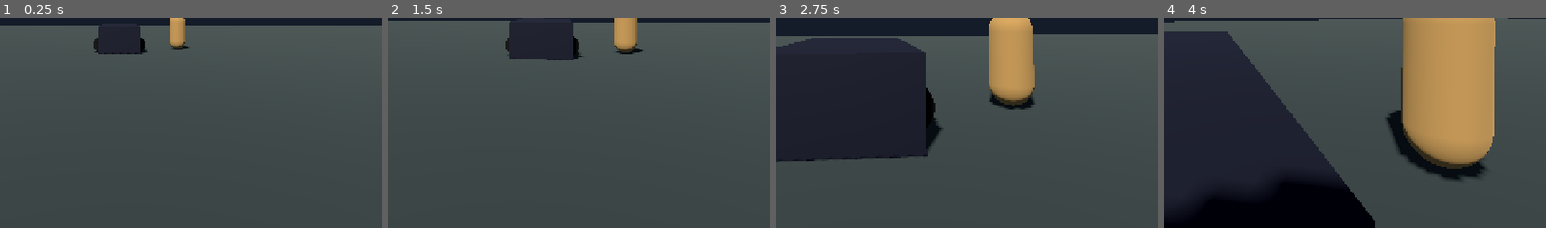
Above: before the commit, frames 1-4 (left to right).
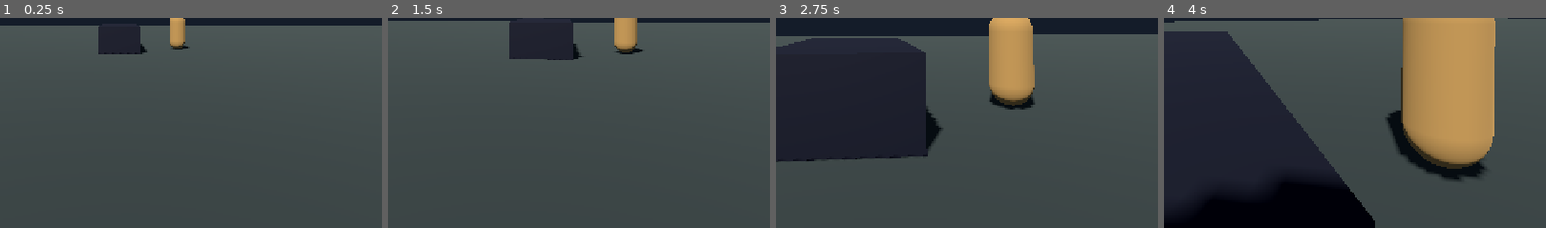
Above: after the commit, the same moments.

Repository: thedeverfankhajo-bot/PoliceSimulator3D
Game: Godot game, scene res://scenes/main/main.tscn
The game is run twice, just before and just after one commit, with the same random seed, the same clock (stepped at 60 frames per second) and the same inputs.
Inputs (mouse positions are % of the whole screen's width and height, from its top left):
- Up to frame 1 (0.25 s): no input
- Up to frame 2 (1.5 s): tap Enter at 0.5 s; move the mouse to (55, 48) at 0.52 s; hold W (move_forward) from 0.53 s (still down); tap E (interact) at 0.6, 1.35 s; move the mouse to (45, 49) at 1.27 s
- Up to frame 3 (2.75 s): keep holding W (move_forward); move the mouse to (52, 47) at 2.02 s; tap E (interact) at 2.1 s
- Up to frame 4 (4 s): keep holding W (move_forward); move the mouse to (49, 50) at 2.77 s; tap E (interact) at 2.85, 3.6 s; move the mouse to (57, 50) at 3.52 s
The pictures show only the part of the screen within x 34-84%, y 50-100%; the shares and areas given below are measured in that part.

The runs differ from the first frame. In frame 1, 0.1% of the frame differs, in the area x 24-38%, y 9-17%; in frame 2, 0.1%; in frame 3, 0.2%, in the area x 39-42%, y 33-48%; in frame 4, nothing differs.

Commit message:
fix: tune wheel grip and align wheel visuals

Diff:
--- a/scenes/vehicles/police_vehicle.tscn
+++ b/scenes/vehicles/police_vehicle.tscn
@@ -42,6 +42,7 @@
 suspension_travel = 0.2
 use_as_traction = false
 use_as_steering = true
+wheel_friction_slip = 1.0
 
 [node name="FrontRightWheel" type="VehicleWheel3D" parent="."]
 position = Vector3(0.85, 0.38, -1.35)
@@ -50,6 +51,7 @@
 suspension_travel = 0.2
 use_as_traction = false
 use_as_steering = true
+wheel_friction_slip = 1.0
 
 [node name="RearLeftWheel" type="VehicleWheel3D" parent="."]
 position = Vector3(-0.85, 0.38, 1.35)
@@ -58,6 +60,7 @@
 suspension_travel = 0.2
 use_as_traction = true
 use_as_steering = false
+wheel_friction_slip = 1.0
 
 [node name="RearRightWheel" type="VehicleWheel3D" parent="."]
 position = Vector3(0.85, 0.38, 1.35)
@@ -66,27 +69,28 @@
 suspension_travel = 0.2
 use_as_traction = true
 use_as_steering = false
+wheel_friction_slip = 1.0
 
 [node name="WheelVisualFrontLeft" type="MeshInstance3D" parent="."]
 position = Vector3(-0.85, 0.38, -1.35)
-rotation_degrees = Vector3(90, 0, 0)
+rotation_degrees = Vector3(0, 0, 90)
 mesh = SubResource("WheelMesh")
 material_override = SubResource("WheelMaterial")
 
 [node name="WheelVisualFrontRight" type="MeshInstance3D" parent="."]
 position = Vector3(0.85, 0.38, -1.35)
-rotation_degrees = Vector3(90, 0, 0)
+rotation_degrees = Vector3(0, 0, 90)
 mesh = SubResource("WheelMesh")
 material_override = SubResource("WheelMaterial")
 
 [node name="WheelVisualRearLeft" type="MeshInstance3D" parent="."]
 position = Vector3(-0.85, 0.38, 1.35)
-rotation_degrees = Vector3(90, 0, 0)
+rotation_degrees = Vector3(0, 0, 90)
 mesh = SubResource("WheelMesh")
 material_override = SubResource("WheelMaterial")
 
 [node name="WheelVisualRearRight" type="MeshInstance3D" parent="."]
 position = Vector3(0.85, 0.38, 1.35)
-rotation_degrees = Vector3(90, 0, 0)
+rotation_degrees = Vector3(0, 0, 90)
 mesh = SubResource("WheelMesh")
 material_override = SubResource("WheelMaterial")
